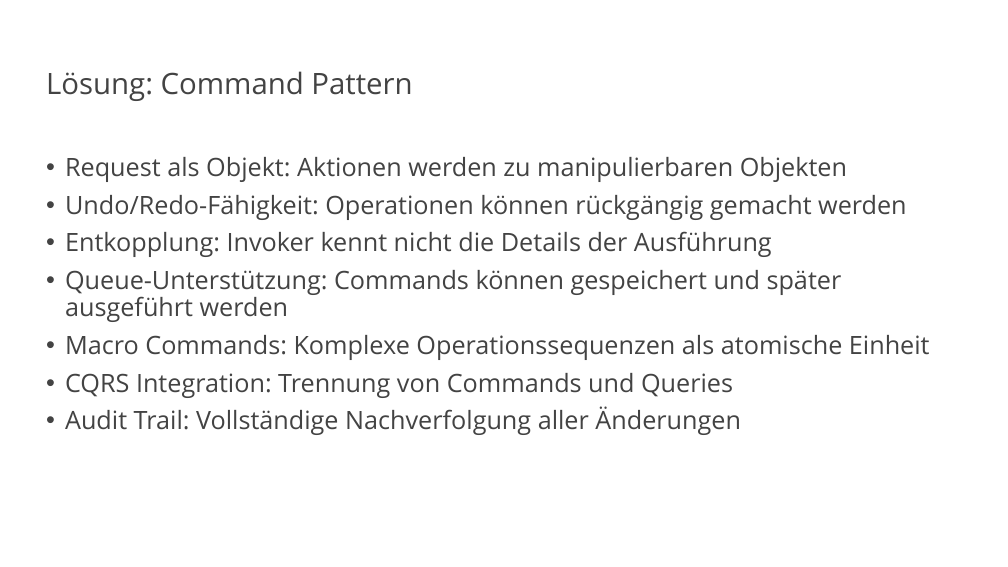
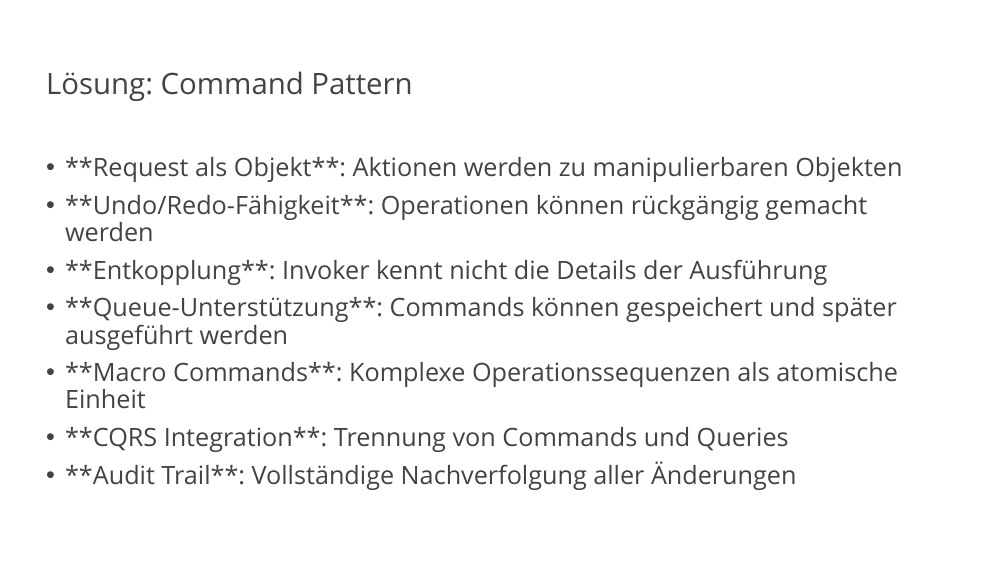
Before and after one commit to vanillacore-net/september-2025-telekom-training, a slide deck: slide 16 of presentations/powerpoint/block3-presentation.pptx. Drawn at 1008x567 pixels with LibreOffice and Linux fonts; fonts in the diff are those of the drawing; background and template pictures are left out. Boxes give left, top, right and bottom in pixels: in the first picture for what was removed or moved away, otherwise in the second. Text is boxed around its words. In the diff, an @@ line names an element or a change of style, - is before the commit and + after.

```diff
--- a/presentations/powerpoint/block3-presentation.pptx
+++ b/presentations/powerpoint/block3-presentation.pptx
@@ text at [65, 157, 902, 490]: text changed @@
-• Request als Objekt: Aktionen werden zu manipulierbaren Objekten
-• Undo/Redo-Fähigkeit: Operationen können rückgängig gemacht werden
-• Entkopplung: Invoker kennt nicht die Details der Ausführung
-• Queue-Unterstützung: Commands können gespeichert und später ausgeführt werden
-• Macro Commands: Komplexe Operationssequenzen als atomische Einheit
-• CQRS Integration: Trennung von Commands und Queries
-• Audit Trail: Vollständige Nachverfolgung aller Änderungen
+• **Request als Objekt**: Aktionen werden zu manipulierbaren Objekten
+• **Undo/Redo-Fähigkeit**: Operationen können rückgängig gemacht werden
+• **Entkopplung**: Invoker kennt nicht die Details der Ausführung
+• **Queue-Unterstützung**: Commands können gespeichert und später ausgeführt werden
+• **Macro Commands**: Komplexe Operationssequenzen als atomische Einheit
+• **CQRS Integration**: Trennung von Commands und Queries
+• **Audit Trail**: Vollständige Nachverfolgung aller Änderungen
```
Also in this commit, not shown: 25 other slides changed, 3 slides added, 4 other files.
